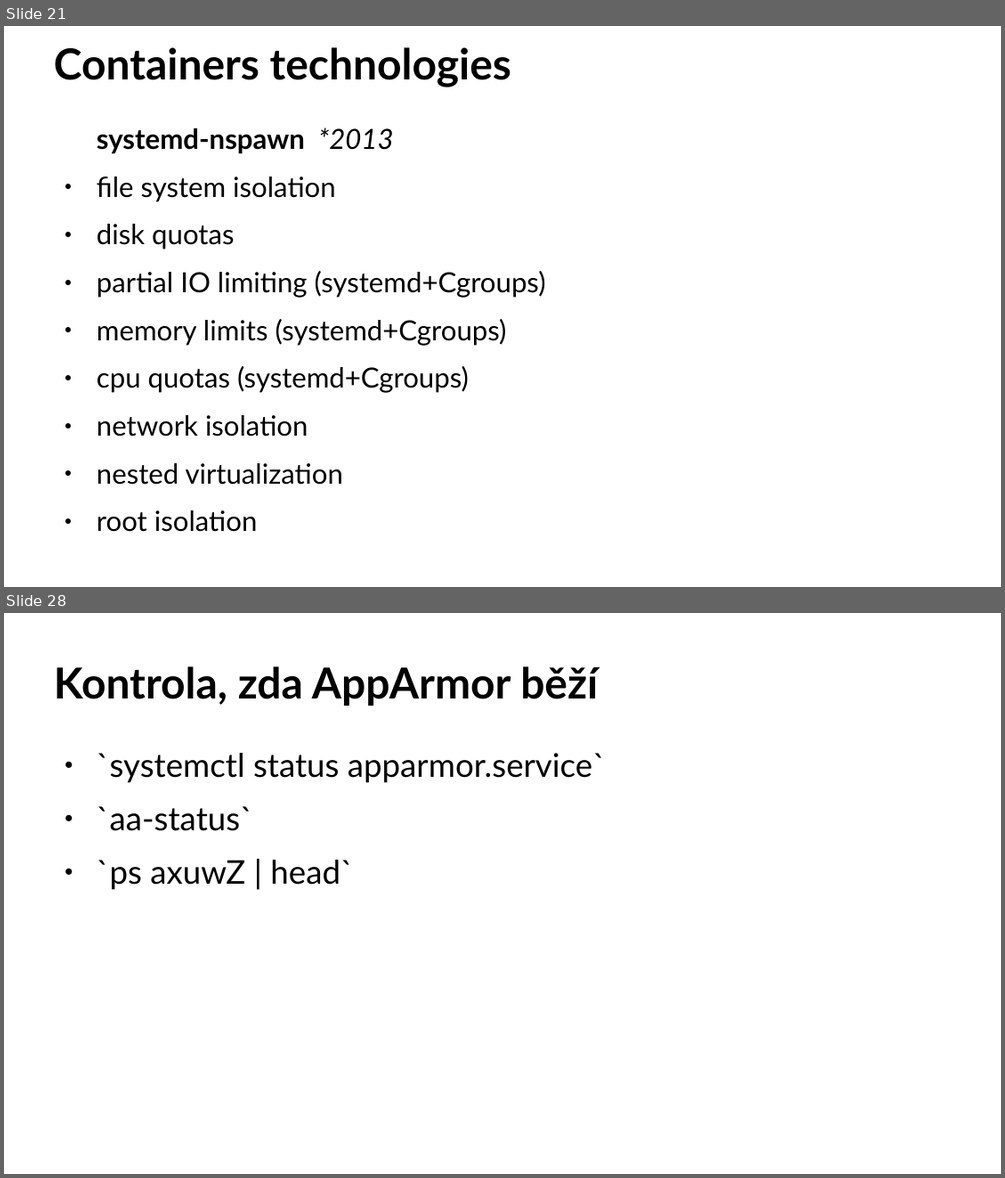
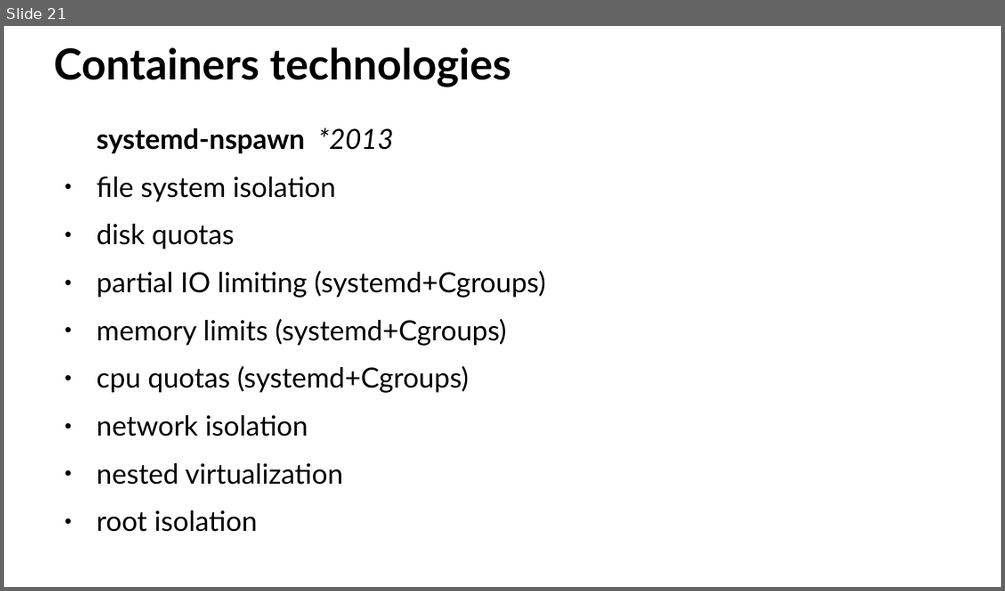
Before and after one commit to djz88/docs, a slide deck: kontejnery/kernel_isolation_linuxdays2017.odp. Shown one above the other, each under a label of ours: slides 21 and 28 before the commit, slide 21 after it; the slides between them are not shown. The pictures are 1005x1178 and 1005x591 pixels, drawn with LibreOffice and Linux fonts; fonts in the diff are those of the drawing; background and template pictures are left out. Boxes give left, top, right and bottom in pixels: in the first picture for what was removed or moved away, otherwise in the second. Text is boxed around its words. In the diff, an @@ line names an element or a change of style, - is before the commit and + after.

```diff
--- a/kontejnery/kernel_isolation_linuxdays2017.odp
+++ b/kontejnery/kernel_isolation_linuxdays2017.odp
@@ slide 28 removed at bbox=[4, 613, 1001, 1174], background #FFFFFF @@
@@ title removed at bbox=[54, 666, 598, 706] @@
-Kontrola, zda AppArmor běží
@@ text removed at bbox=[97, 753, 606, 890] @@
-● `systemctl status apparmor.service`
-● `aa-status`
-● `ps axuwZ | head`
```
Also in this commit, not shown: 16 slides changed, 2 slides added, 13 other slides removed, 1 other file.
